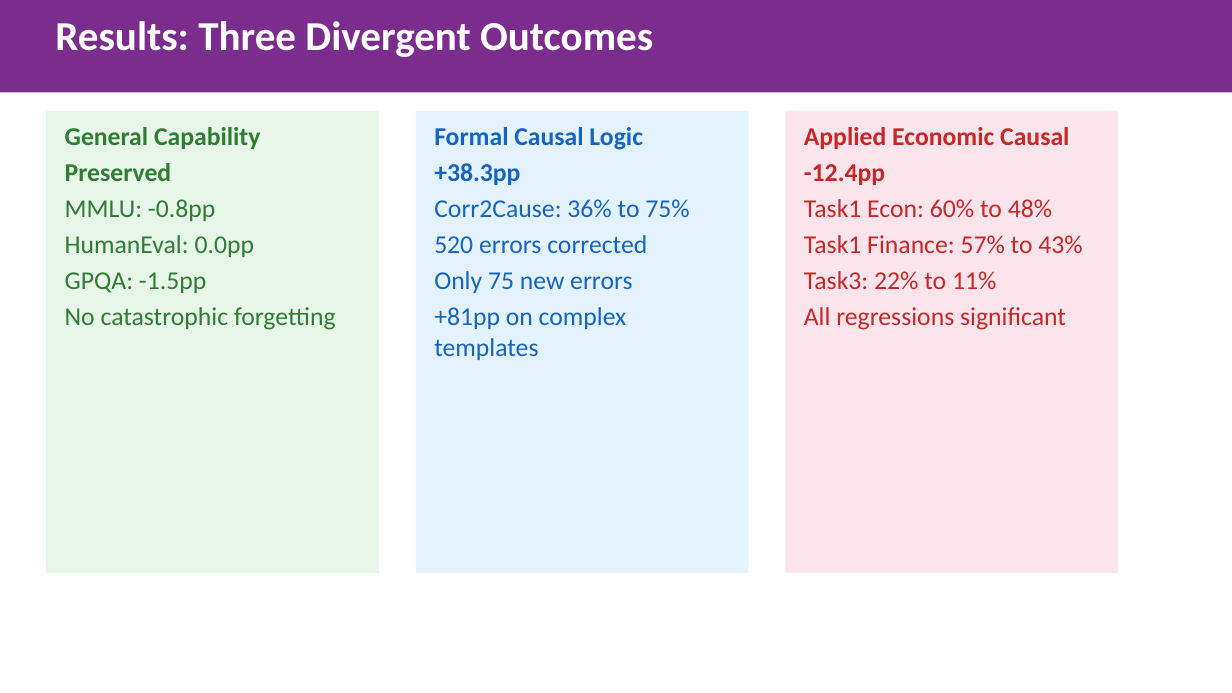
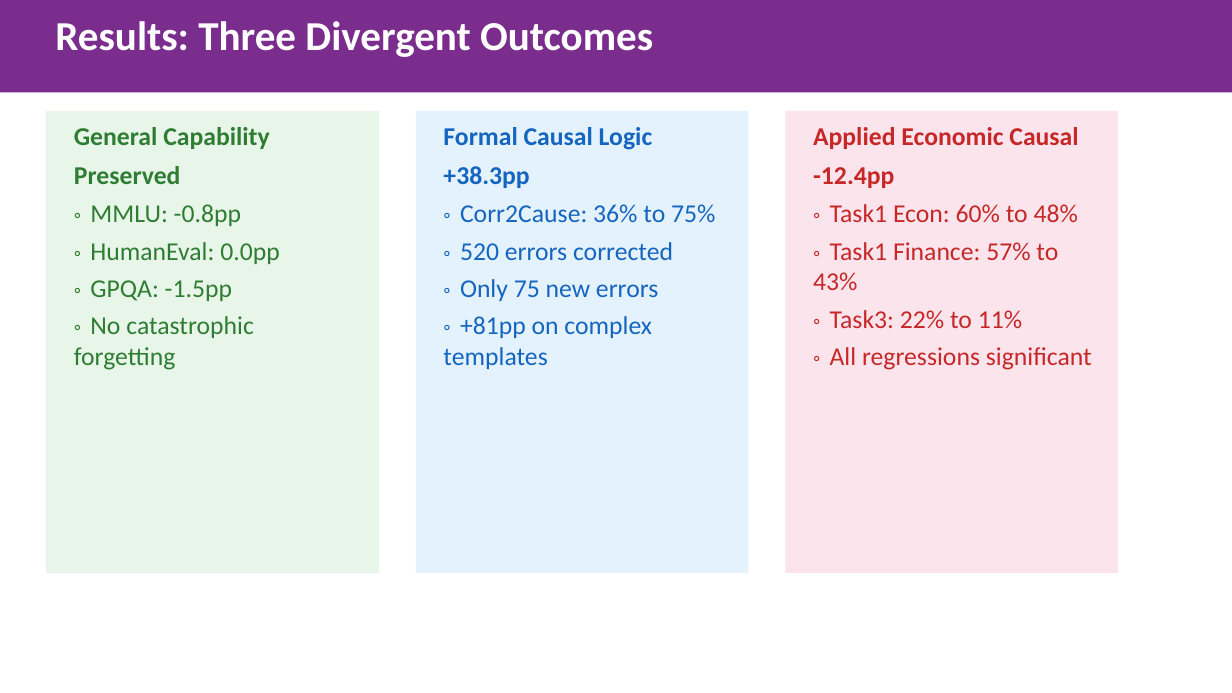
Before and after one commit to gbangban/ai-ideology-study, a slide deck: slide 4 of docs/proposals/peer_review_progress_slides.pptx. Drawn at 1232x693 pixels with LibreOffice and Linux fonts; fonts in the diff are those of the drawing. Boxes give left, top, right and bottom in pixels: in the first picture for what was removed or moved away, otherwise in the second. Text is boxed around its words. In the diff, an @@ line names an element or a change of style, - is before the commit and + after.

Commit message:
feat(pptx): add bullet support to slide generation helpers
Enhance `add_text_fill` and `add_colored_bar` to support bulleted lists
with hanging indents and custom bullet characters. Added `bullet` and
`title_size` parameters to allow distinguishing titles from body text
and applying consistent formatting.

```diff
--- a/docs/proposals/peer_review_progress_slides.pptx
+++ b/docs/proposals/peer_review_progress_slides.pptx
@@ text in rectangle at [74, 127, 269, 184]: more space between paragraphs @@
@@ text in rectangle at [443, 127, 653, 188]: more space between paragraphs @@
@@ text in rectangle at [813, 127, 1078, 188]: more space between paragraphs @@
@@ text in rectangle at [74, 204, 279, 370]: text changed @@
-MMLU: -0.8pp
-HumanEval: 0.0pp
-GPQA: -1.5pp
-No catastrophic forgetting
+◦ MMLU: -0.8pp
+◦ HumanEval: 0.0pp
+◦ GPQA: -1.5pp
+◦ No catastrophic forgetting
@@ text in rectangle at [443, 204, 715, 369]: text changed @@
-Corr2Cause: 36% to 75%
-520 errors corrected
-Only 75 new errors
-+81pp on complex templates
+◦ Corr2Cause: 36% to 75%
+◦ 520 errors corrected
+◦ Only 75 new errors
+◦ +81pp on complex templates
@@ text in rectangle at [813, 204, 1092, 370]: text changed @@
-Task1 Econ: 60% to 48%
-Task1 Finance: 57% to 43%
-Task3: 22% to 11%
-All regressions significant
+◦ Task1 Econ: 60% to 48%
+◦ Task1 Finance: 57% to 43%
+◦ Task3: 22% to 11%
+◦ All regressions significant
```
Also in this commit, not shown: 7 other slides changed, 4 other files.
